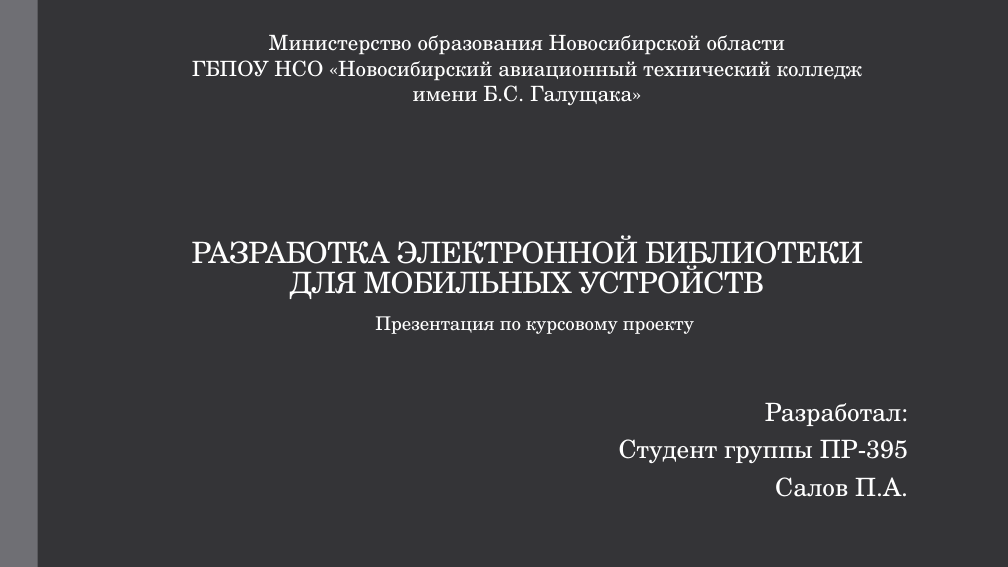
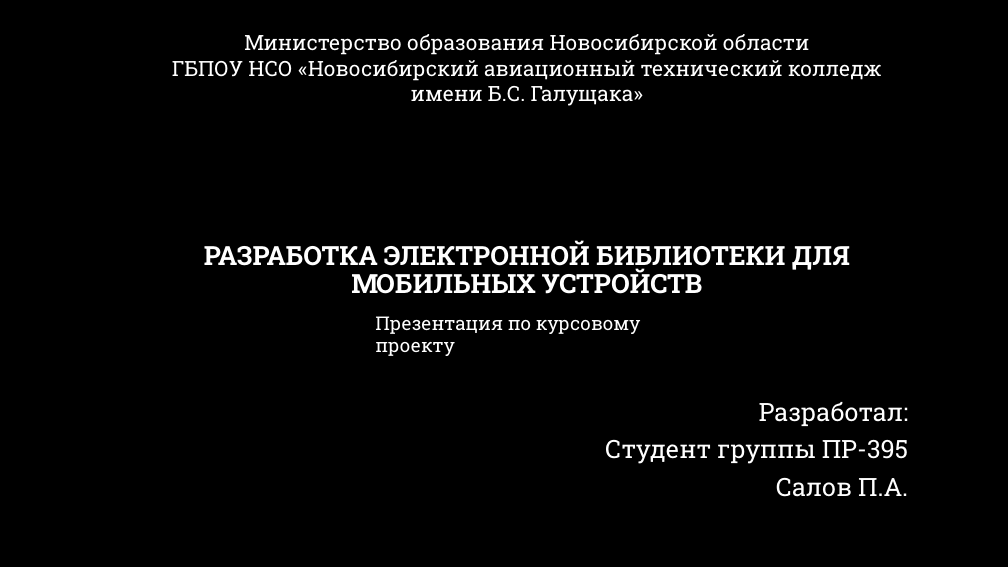
Before and after one commit to Mojukin/CourseWork, a slide deck: slide 1 of Презентация по курсовому проекту, Салов П.А., Пр-395.pptx. Drawn at 1008x567 pixels with LibreOffice and Linux fonts; fonts in the diff are those of the drawing; background and template pictures are left out. Boxes give left, top, right and bottom in pixels: in the first picture for what was removed or moved away, otherwise in the second. Text is boxed around its words. In the diff, an @@ line names an element or a change of style, - is before the commit and + after.

```diff
--- a/Презентация по курсовому проекту, Салов П.А., Пр-395.pptx
+++ b/Презентация по курсовому проекту, Салов П.А., Пр-395.pptx
@@ background #353537 to picture (left out) @@
@@ rectangle removed at [0,0,38,567] @@
@@ title "РАЗРАБОТКА ЭЛЕКТРОННОЙ БИБЛИОТЕКИ ДЛЯ МОБИЛЬНЫХ ..." at [204,240,850,294]: size 28 to 25.2 pt, font TeX Gyre Schola to Roboto Slab, letter spacing -0.5 to 0 pt, bold on; line spacing 0.85 to 0.9 @@
@@ font TeX Gyre Schola to Roboto Slab in 3 elements at [605,402,909,497], [172,34,882,106], [375,316,640,356] @@
```
Also in this commit, not shown: 7 slides added, 7 slides removed, 1 other file.
